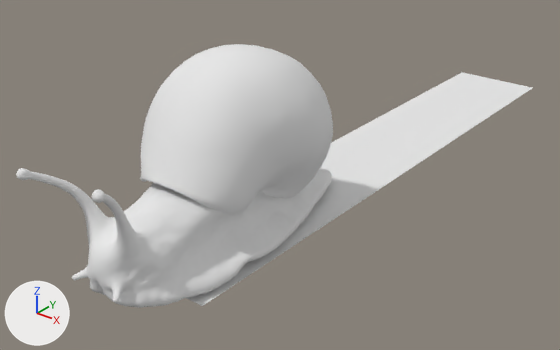
What one commit did to the OBJ model assets/models/snail.obj.
Rendered twice from a 50 mm camera at (0.682, -0.7, 0.562) aimed at (-0.035, 0.196, 0.006). Every picture has the same lights, and +X, +Y and +Z are marked at lower left. Where no turn or scale is listed for an object, it has been applied to the vertices.

In view in the first picture: 'snail'.
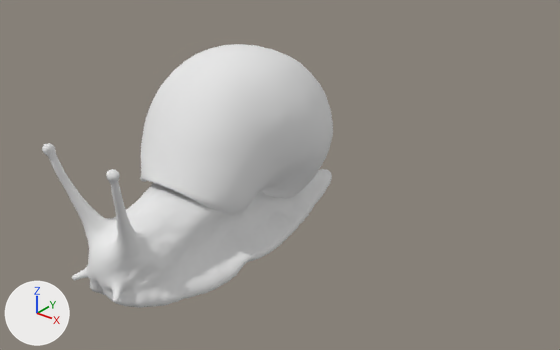
Commit message: new snail

Where the change shows, as pixel boxes [x1, y1, x2, y2] in the pictures (560 x 350 px; the box of a moved part takes in the faces that stretch with it):
'snail', reshaped (44% narrower)
    before: [16, 44, 532, 308]
    after: [42, 44, 333, 308]
part 1 of me_snail, deleted
    before: [187, 72, 532, 306]
part 2 of me_snail, moved or reshaped
    before: [16, 168, 135, 247]
    after: [42, 143, 135, 247]

What the commit changed:
me_snail is used by ob_snail; location (0.0, 0.0, 0.0).
me_snail had 8357 vertices, 16525 faces and spanned x -0.126..0.126, y -0.276..0.884, z 0.0..0.27.
me_snail now has 8351 vertices, 16521 faces and spans x -0.126..0.126, y -0.242..0.242, z 0.0..0.27.
me_snail part 1: the loose piece of 6 vertices spanning x -0.055..0.114, y -0.143..0.884, z 0.0 is deleted.
me_snail part 2: 469 vertices moved from x -0.03..0.096, y -0.263..-0.176, z 0.085..0.197 to x -0.026..0.09, y -0.239..-0.176, z 0.085..0.204; 245 vertices removed from x -0.037..0.099, y -0.276..-0.195, z 0.095..0.2; 245 vertices added at x -0.033..0.092, y -0.242..-0.198, z 0.095..0.211.
me_snail no longer uses material mat_material_1 (white #e7e7e7).
